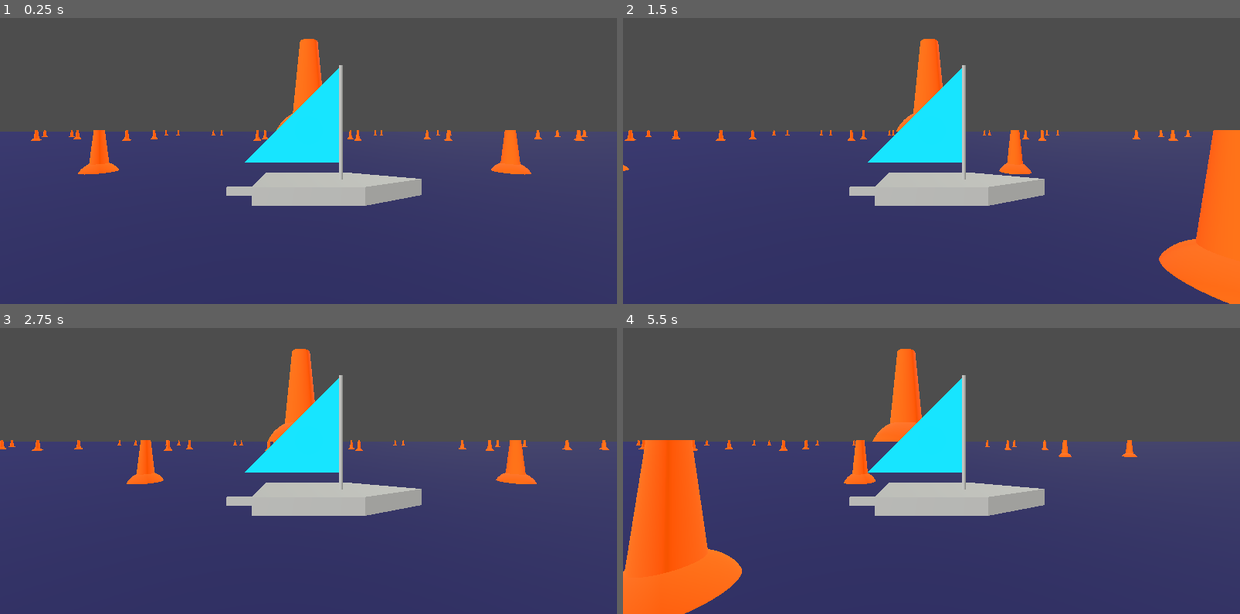
Above: before the commit, frames 1-4 (two rows, left to right).
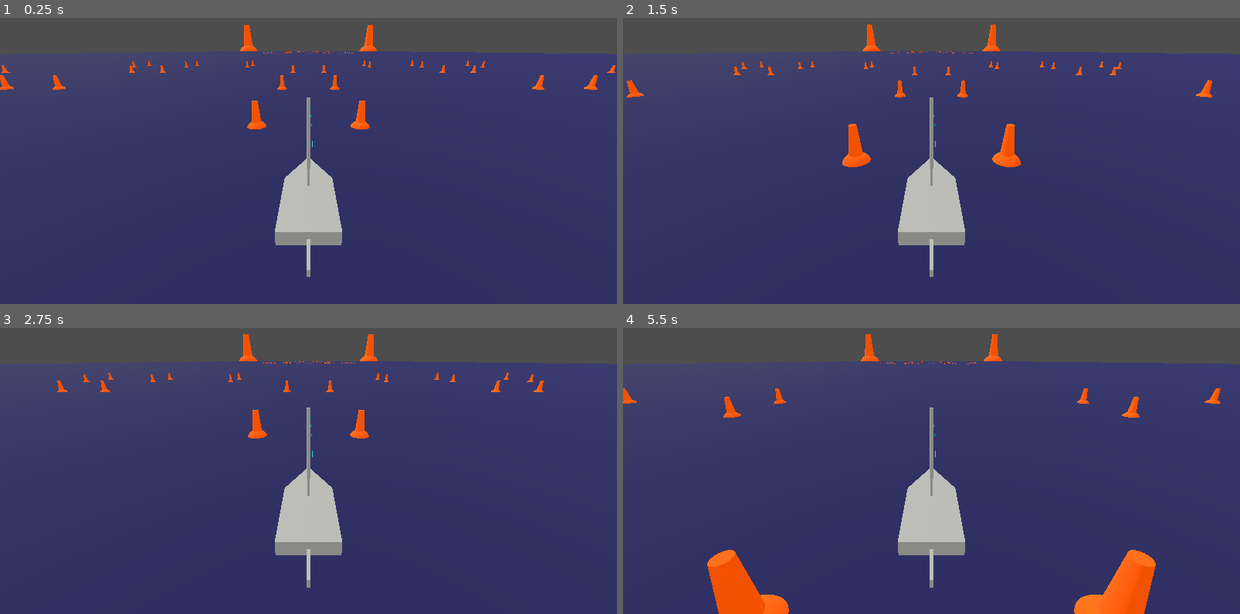
Above: after the commit, the same moments.

Repository: Wake1st/SailingSim
Game: Godot game, scene res://main.tscn
Two runs of this game, one before a commit and one after it. Both use one fixed random seed, a clock stepped at 60 frames per second and the inputs below. The engine's default icon, where the game draws it, is replaced by a stand-in: a white triangle on a blue panel in a dark square.
Inputs:
- Up to frame 1 (0.25 s): no input
- Up to frame 2 (1.5 s): no input
- Up to frame 3 (2.75 s): no input
- Up to frame 4 (5.5 s): no input

The runs differ from the first frame. In frame 1, 35% of the frame differs, in the area x 0-100%, y 2-91%; in frame 2, 39%; in frame 3, 34%; in frame 4, 44%, in the area x 0-100%, y 2-100%.

Commit message:
have an animated sail

Diff:
--- a/boat.gd
+++ b/boat.gd
@@ -17,6 +17,7 @@
 
 @onready var rudderRoot = %RudderRoot
 @onready var sailRoot = %SailRoot
+@onready var sailMesh = %SailMesh
 
 var currentRudderAngle: float = 0
 var currentSailAngle: float = 0
@@ -30,11 +31,7 @@
 	windProjection = windCurve.get_max_speed(-angle) * wind.length()
 	print("angle: %s\trelative wind: %s" % [-angle, windProjection])
 
-
-	#var clampedAngle = clampf(wind.angle_to(-basis.z), 0, WIND_LOSS_ANGLE)
-	#var windEffectiveness = (WIND_LOSS_ANGLE - clampedAngle) / WIND_LOSS_ANGLE
-	#var directProjection = wind.project(sailRoot.global_basis.x).length()
-	#windProjection = directProjection * windEffectiveness
+	sailMesh.distort_sail(windProjection)
 #endregion
 
 #region Included Methods
--- a/boat.tscn
+++ b/boat.tscn
@@ -58,6 +58,7 @@
 unique_name_in_owner = true
 
 [node name="SailMesh" parent="SailRoot" instance=ExtResource("2_am1mg")]
+unique_name_in_owner = true
 transform = Transform3D(1, 0, 0, 0, 1, 0, 0, 0, 1, 0, 1, 0)
 
 [node name="RudderRoot" type="Node3D" parent="."]
--- a/boat/sail_mesh.gd
+++ b/boat/sail_mesh.gd
@@ -1,21 +1,41 @@
 class_name SailMesh
 extends MeshInstance3D
 
+@export_category("Dynamics")
+@export var wind_effectiveness: float = 0.01
+
+@export_category("Dimentions")
 @export var total_height: float = 3.0
 @export var total_width: float = 3.0
-@export var vertical_segments: int = 6
-@export var horizontal_segments: int = 6
+@export var vertical_segments: int = 30
+@export var horizontal_segments: int = 30
+
+@onready var material: ShaderMaterial = ShaderMaterial.new()
+var shader:Shader = preload("res://boat/sail_mesh.gdshader")
 
 var height_per_segment: float = total_height / vertical_segments
 var width_per_segment: float = total_width / horizontal_segments
 
+var normals = PackedVector3Array()
 var vertices = PackedVector3Array()
 
 
+func distort_sail(magnitude: float) -> void:
+	print("distortion: ", magnitude * wind_effectiveness)
+	material.set_shader_parameter("x_amplitude", magnitude * wind_effectiveness)
+
+
 func _ready():
-	var mat = StandardMaterial3D.new()
-	var color = Color(0.0, 0.7, 0.8)
-	mat.albedo_color = color
+	build_mesh()
+
+	# set the base uniform values
+	material.set_shader_parameter("height", total_height)
+	material.set_shader_parameter("offset", pow(total_height/2,2))
+
+
+#region Mesh Generation
+func build_mesh() -> void:
+	material.shader = shader
 
 	# loop through each row
 	for j in vertical_segments:
@@ -33,18 +53,13 @@
 
 	var st = SurfaceTool.new()
 	st.begin(Mesh.PRIMITIVE_TRIANGLES)
-	st.set_material(mat)
+	st.set_material(material)
 
 	for v in vertices.size():
-		print("color: %s\tvertex: %s" % [color, vertices[v]])
-		st.set_normal(Vector3.RIGHT)
-		st.set_color(color)
+		st.set_normal(normals[v])
 		st.add_vertex(vertices[v])
 
-	#st.generate_normals()
-	#st.generate_tangents()
 	mesh = st.commit()
-
 
 
 func build_triangle(row: float, col: float) -> void:
@@ -53,9 +68,23 @@
 	var width: float = (col + 1) * width_per_segment
 	var height: float = (row + 1) * height_per_segment
 
+	# +X
 	vertices.push_back(Vector3(0,base_row,base_col))	# BR
 	vertices.push_back(Vector3(0,base_row,width))			# BL
 	vertices.push_back(Vector3(0,height,base_col))		# TR
+
+	normals.push_back(Vector3.RIGHT)
+	normals.push_back(Vector3.RIGHT)
+	normals.push_back(Vector3.RIGHT)
+
+	# -X
+	vertices.push_back(Vector3(0,base_row,base_col))	# BR
+	vertices.push_back(Vector3(0,height,base_col))		# TR
+	vertices.push_back(Vector3(0,base_row,width))			# BL
+
+	normals.push_back(Vector3.LEFT)
+	normals.push_back(Vector3.LEFT)
+	normals.push_back(Vector3.LEFT)
 
 
 func build_square(row: float, col: float) -> void:
@@ -64,6 +93,7 @@
 	var width: float = (col + 1) * width_per_segment
 	var height: float = (row + 1) * height_per_segment
 
+	# +X
 	vertices.push_back(Vector3(0,base_row,base_col))	# BR
 	vertices.push_back(Vector3(0,base_row,width))			# BL
 	vertices.push_back(Vector3(0,height,base_col))		# TR
@@ -71,3 +101,30 @@
 	vertices.push_back(Vector3(0,base_row,width))			# BL
 	vertices.push_back(Vector3(0,height,width))				# TL
 	vertices.push_back(Vector3(0,height,base_col))		# TR
+
+	normals.push_back(Vector3.RIGHT)
+	normals.push_back(Vector3.RIGHT)
+	normals.push_back(Vector3.RIGHT)
+
+	normals.push_back(Vector3.RIGHT)
+	normals.push_back(Vector3.RIGHT)
+	normals.push_back(Vector3.RIGHT)
+
+
+	# -X
+	vertices.push_back(Vector3(0,base_row,base_col))	# BR
+	vertices.push_back(Vector3(0,height,base_col))		# TR
+	vertices.push_back(Vector3(0,base_row,width))			# BL
+
+	vertices.push_back(Vector3(0,base_row,width))			# BL
+	vertices.push_back(Vector3(0,height,base_col))		# TR
+	vertices.push_back(Vector3(0,height,width))				# TL
+
+	normals.push_back(Vector3.LEFT)
+	normals.push_back(Vector3.LEFT)
+	normals.push_back(Vector3.LEFT)
+
+	normals.push_back(Vector3.LEFT)
+	normals.push_back(Vector3.LEFT)
+	normals.push_back(Vector3.LEFT)
+#endregion
--- /dev/null
+++ b/boat/sail_mesh.gdshader
@@ -0,0 +1,17 @@
+shader_type spatial;
+
+// static
+uniform float height = 3.0;
+uniform float offset = 2.25;
+
+// dynamic
+uniform float x_amplitude = 0.0;
+
+
+void vertex() {
+	VERTEX.x = x_amplitude * (offset - pow(VERTEX.y - height/2.0, 2));
+}
+
+void fragment() {
+	ALBEDO = vec3(0.0, 0.7, 0.8);
+}
--- a/boat/sail_mesh.tscn
+++ b/boat/sail_mesh.tscn
@@ -1,25 +1,6 @@
-[gd_scene load_steps=3 format=3 uid="uid://2jgpjk614sri"]
+[gd_scene load_steps=2 format=3 uid="uid://2jgpjk614sri"]
 
 [ext_resource type="Script" path="res://boat/sail_mesh.gd" id="1_ipgde"]
 
-[sub_resource type="QuadMesh" id="QuadMesh_j8cax"]
-
 [node name="SailMesh" type="MeshInstance3D"]
 script = ExtResource("1_ipgde")
-
-[node name="Camera3D" type="Camera3D" parent="."]
-transform = Transform3D(-4.37114e-08, 0, 1, 0, 1, 0, -1, 0, -4.37114e-08, 7, 1, 1)
-
-[node name="Camera3D2" type="Camera3D" parent="."]
-transform = Transform3D(-4.37114e-08, 0, -1, 0, 1, 0, 1, 0, -4.37114e-08, -7, 1, 1)
-
-[node name="DirectionalLight3D" type="DirectionalLight3D" parent="."]
-transform = Transform3D(0.555762, -0.416043, 0.719748, 0.653816, 0.753472, -0.0693145, -0.513472, 0.509105, 0.690766, 11.7908, 0, 7.82416)
-
-[node name="MeshInstance3D" type="MeshInstance3D" parent="."]
-transform = Transform3D(-4.37114e-08, 0, 1, 0, 1, 0, -1, 0, -4.37114e-08, 0, -1, -1)
-mesh = SubResource("QuadMesh_j8cax")
-
-[node name="MeshInstance3D2" type="MeshInstance3D" parent="."]
-transform = Transform3D(1.31134e-07, 0, -1, 0, 1, 0, 1, 0, 1.31134e-07, 0, -1, -1)
-mesh = SubResource("QuadMesh_j8cax")
Not shown, changed: README.md
